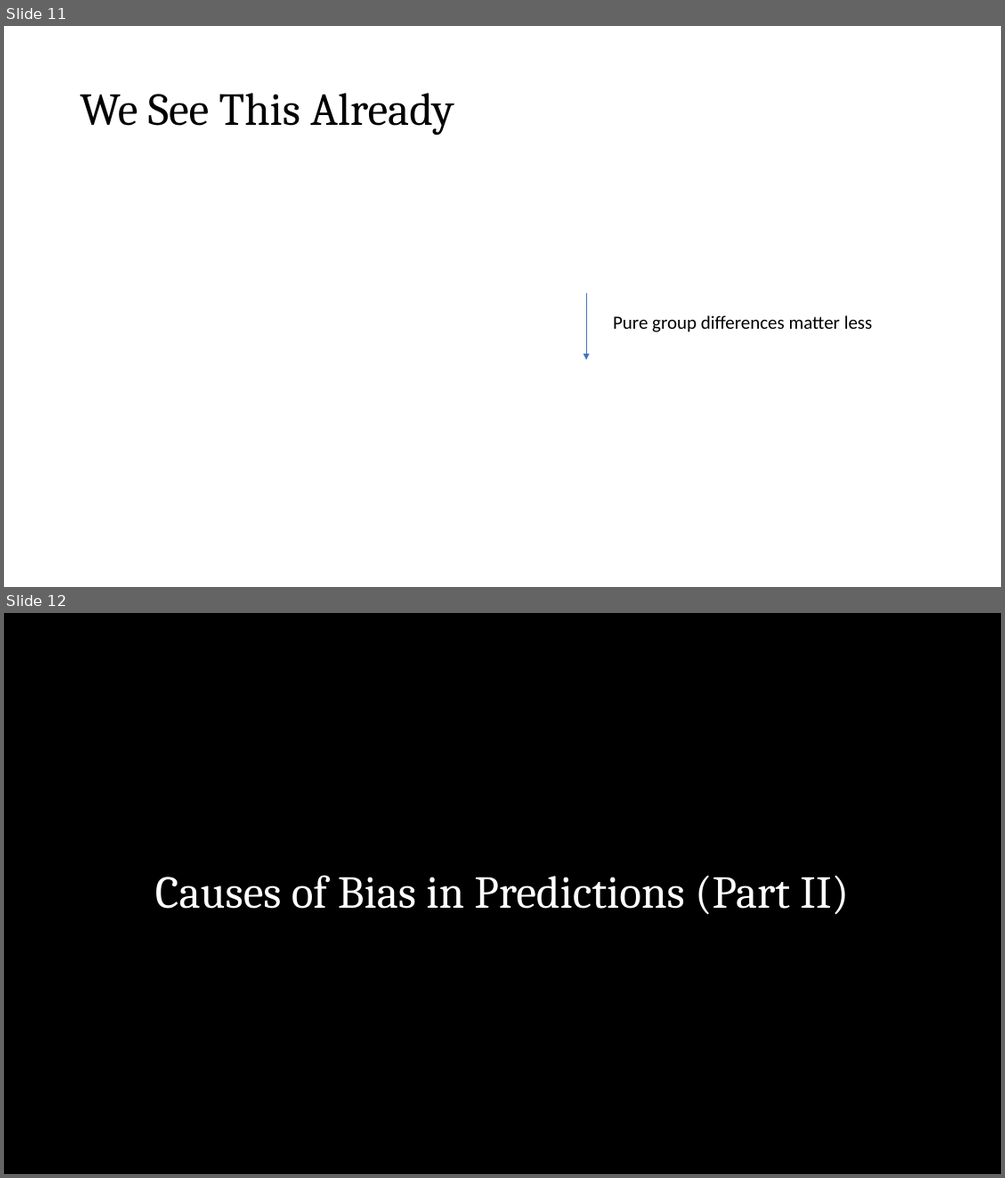
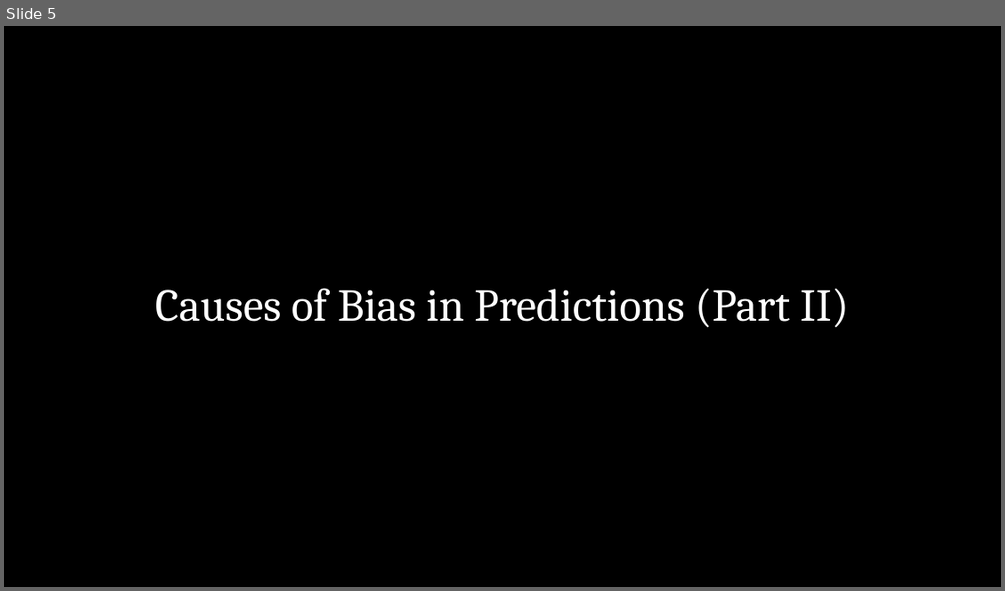
Before and after one commit to zjelveh/zjelveh.github.io, a slide deck: files/inst414_spring2026/lectures/lecture_12.pptx. Shown one above the other, each under a label of ours: slides 11 and 12 before the commit, slide 5 after it. The pictures are 1005x1178 and 1005x591 pixels, drawn with LibreOffice and Linux fonts; fonts in the diff are those of the drawing; grey boxes stand for pictures. Boxes give left, top, right and bottom in pixels: in the first picture for what was removed or moved away, otherwise in the second. Text is boxed around its words. In the diff, an @@ line names an element or a change of style, - is before the commit and + after.

```diff
--- a/files/inst414_spring2026/lectures/lecture_12.pptx
+++ b/files/inst414_spring2026/lectures/lecture_12.pptx
@@ slide 11 removed at bbox=[4, 26, 1001, 587], background #FFFFFF @@
@@ title removed at bbox=[80, 93, 453, 135] @@
-We See This Already
@@ arrow removed from (587, 293) to (587, 360) @@
@@ text removed at bbox=[613, 315, 873, 332] @@
-Pure group differences matter less
@@ what was slide 12 is now slide 5 @@
```
Also in this commit, not shown: 10 slides changed, 6 slides added, 13 other slides removed, 1 other file.
